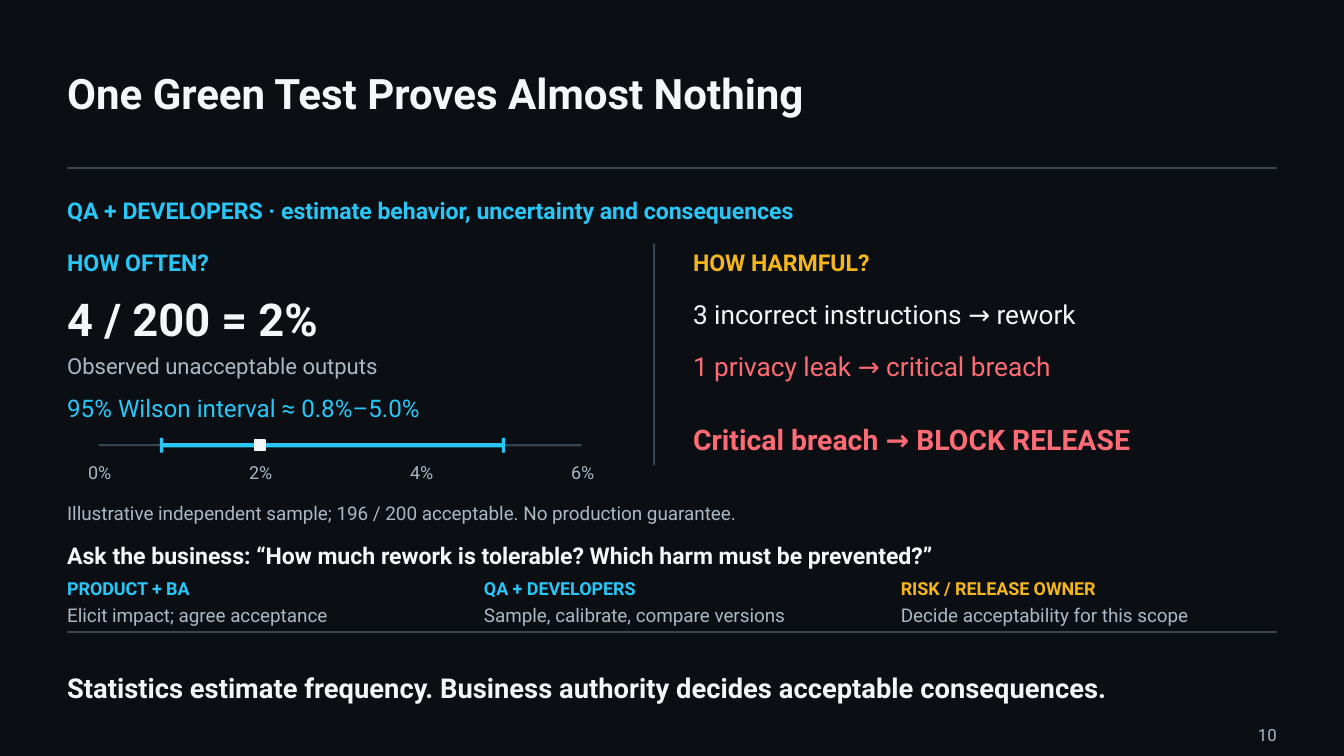
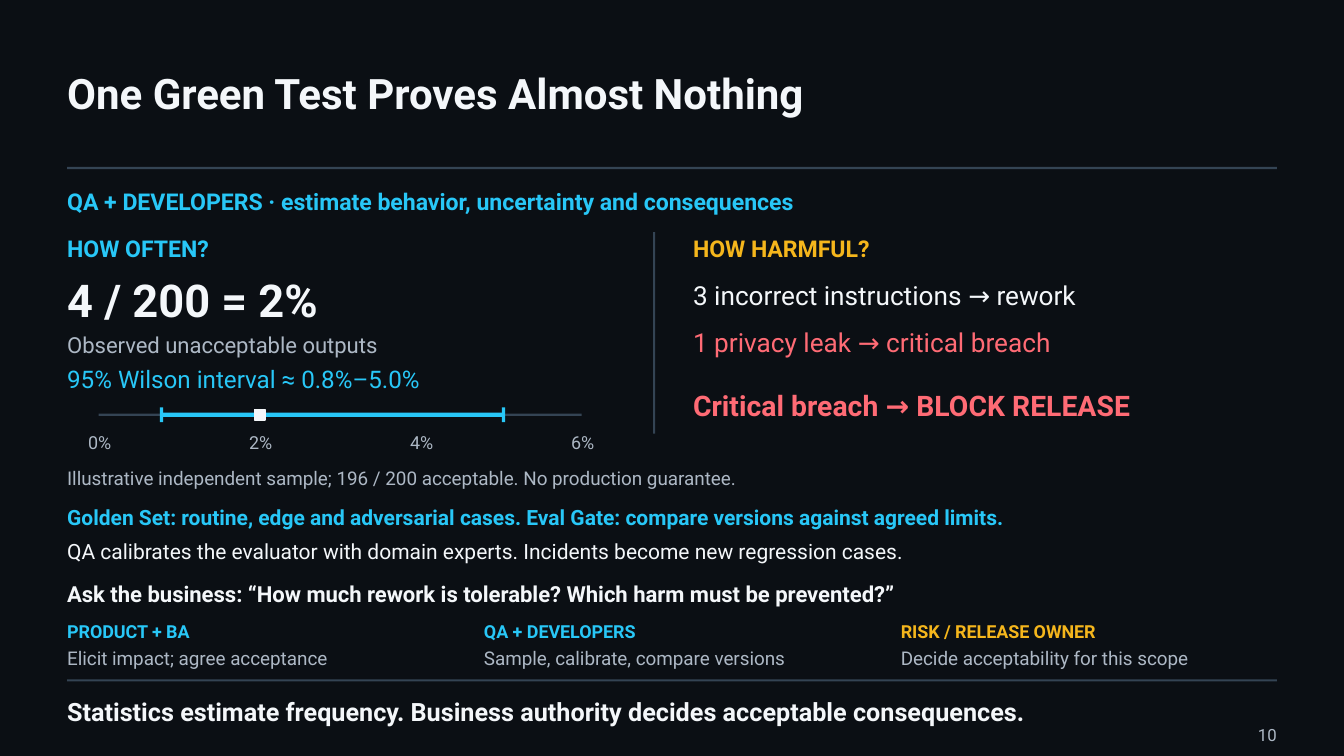
Before and after one commit to UncertaintyArchitectureGroup/uncertainty-architecture, a slide deck: slide 10 of assets/presentations/pmday-2026/ai-changes-both-sides.pptx. Drawn at 1344x756 pixels with LibreOffice and Linux fonts; fonts in the diff are those of the drawing. Boxes give left, top, right and bottom in pixels: in the first picture for what was removed or moved away, otherwise in the second. Text is boxed around its words. In the diff, an @@ line names an element or a change of style, - is before the commit and + after.

```diff
--- a/assets/presentations/pmday-2026/ai-changes-both-sides.pptx
+++ b/assets/presentations/pmday-2026/ai-changes-both-sides.pptx
@@ text "QA + DEVELOPERS · estimate ...": place and size @@
-text "QA + DEVELOPERS · estimate ..." at [67, 201, 794, 224]
+text "QA + DEVELOPERS · estimate ..." at [67, 192, 794, 215]
@@ line moved from (654, 244) - (654, 465) to (654, 232) - (654, 434) @@
@@ 3 texts: place and size @@
-3 texts at [67, 254, 870, 337]
+3 texts at [67, 240, 870, 318]
@@ text "3 incorrect instructions → rework": place and size @@
-text "3 incorrect instructions → rework" at [693, 304, 1076, 325]
+text "3 incorrect instructions → rework" at [693, 285, 1076, 306]
@@ text "1 privacy leak → critical ...": place and size @@
-text "1 privacy leak → critical ..." at [693, 356, 1051, 382]
+text "1 privacy leak → critical ..." at [693, 332, 1051, 358]
@@ text "Observed unacceptable outputs": place and size @@
-text "Observed unacceptable outputs" at [67, 357, 378, 379]
+text "Observed unacceptable outputs" at [67, 336, 378, 358]
@@ 6 texts, 4 lines, 1 rectangle: place and size @@
-6 texts, 4 lines, 1 rectangle at [67, 399, 1130, 479]
+6 texts, 4 lines, 1 rectangle at [67, 370, 1130, 449]
@@ text "Illustrative independent sample; 196 / ...": place and size @@
-text "Illustrative independent sample; 196 / ..." at [67, 506, 736, 524]
+text "Illustrative independent sample; 196 / ..." at [67, 471, 736, 489]
@@ text added at [67, 509, 1003, 530], 15 pt, text #28C7F7, bold @@
+Golden Set: routine, edge and adversarial cases. Eval Gate: compare versions against agreed limits.
@@ text added at [67, 543, 903, 564], 15 pt, text #F4F7FA @@
+QA calibrates the evaluator with domain experts. Incidents become new regression cases.
@@ text "Ask the business: “How much ...": place and size @@
-text "Ask the business: “How much ..." at [67, 546, 932, 569]
+text "Ask the business: “How much ..." at [67, 585, 894, 607]
@@ text "Ask the business: “How much ..." at [67, 585, 894, 607]: size 16.5 to 15.8 pt @@
@@ 6 texts: place and size @@
-6 texts at [67, 582, 1188, 626]
+6 texts at [67, 625, 1188, 669]
@@ line moved from (68, 632) - (1277, 632) to (68, 681) - (1277, 681) @@
@@ text "Statistics estimate frequency. Business authority ...": place and size @@
-text "Statistics estimate frequency. Business authority ..." at [67, 677, 1106, 704]
+text "Statistics estimate frequency. Business authority ..." at [67, 702, 1024, 727]
@@ text "Statistics estimate frequency. Business authority ..." at [67, 702, 1024, 727]: size 19.5 to 18 pt @@
```
Also in this commit, not shown: 5 other slides changed, 6 other files.
